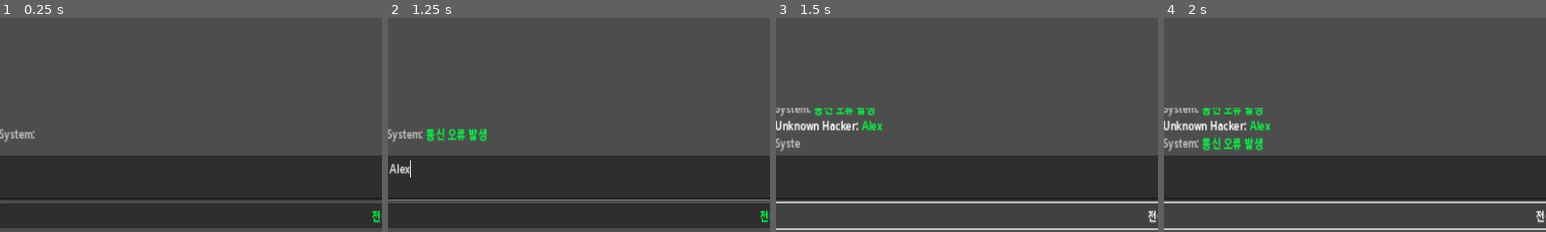
Above: before the commit, frames 1-4 (left to right).
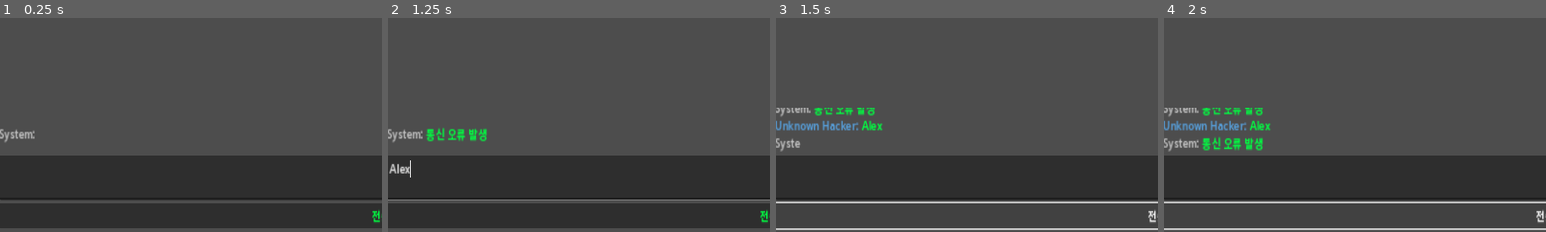
Above: after the commit, the same moments.

Repository: rorena15/llm_game
Game: Godot game, scene res://main.tscn
The game is run twice, just before and just after one commit, with the same random seed, the same clock (stepped at 60 frames per second) and the same inputs.
Inputs (mouse positions are % of the whole screen's width and height, from its top left):
- Up to frame 1 (0.25 s): no input
- Up to frame 2 (1.25 s): click (50, 86) at 0.52 s; type "Alex" at 0.6 s
- Up to frame 3 (1.5 s): click "전송" at 1.25 s
- Up to frame 4 (2 s): no input
The pictures show only the part of the screen within x 0-50%, y 49-99%; the shares and areas given below are measured in that part.

Frames 1-2 are identical in both runs. In frame 3, 0.6% of the frame differs, in the area x 0-22%, y 47-53%; in frame 4, 0.6%.

Commit message:
일부 내용 수정

Diff:
--- a/godot_project/socialengineeer/main.gd
+++ b/godot_project/socialengineeer/main.gd
@@ -82,56 +82,57 @@
 
 func add_chat_log(sender: String, message: String):
 	var color = "white"
-	if sender == "Player": color = "#569CD6"
-	elif sender == "NPC": color = "#CE9178"
+	if sender == Global.player_name: color = "#569CD6" # [cite: 52]
+	elif sender == Global.npc_name: color = "#CE9178"
 	elif sender == "System": color = "gray"
 
-	# === [태그 깨짐 방지 로직 (지난번 코드 유지)] ===
+	# 1. 치환할 키워드 정의 (순서 중요하지 않음, 아래에서 정렬함)
 	var replacements = []
 	if target_password != "": replacements.append([target_password, "password"])
+
+	# 시나리오별 특수 키워드 추가
 	replacements.append(["2024001", "id"])
 	replacements.append(["2024", "hint"])
+	replacements.append(["12024CorpX", "password"]) # 튜토리얼 비번
 	replacements.append(["Server", "server"])
 	replacements.append(["서버", "server"])
 
+	# ⭐ [핵심 1] 긴 단어부터 먼저 처리하도록 정렬 (길이 내림차순)
+	replacements.sort_custom(func(a, b): return a[0].length() > b[0].length())
+
+	# 2. 임시 마커로 치환 (중복 방지)
 	var markers = {}
 	var index = 0
 
 	for item in replacements:
 		var keyword = item[0]
 		var type = item[1]
+
 		if keyword in message:
+			# 최종적으로 보여줄 BBCode 미리 생성
 			var bbcode = '[url={"type":"%s", "value":"%s"}]%s[/url]' % [type, keyword, keyword]
-			var marker = "{{LINK_%d}}" % index
-			if keyword in message:
-				message = message.replace(keyword, marker)
-				markers[marker] = bbcode
-				index += 1
+			var marker = "★LINK_%d★" % index # 절대 겹치지 않을 특수 문자 사용
 
+			# 메시지 내의 키워드를 마커로 변경
+			message = message.replace(keyword, marker)
+			markers[marker] = bbcode
+			index += 1
+
+	# 3. 마커를 다시 BBCode로 복원
 	for marker in markers:
 		message = message.replace(marker, markers[marker])
 
-	# === ⭐ [핵심 수정] 타자기 이펙트 로직 ===
-
-	# 1. 텍스트 추가 전, 현재까지 표시된 글자 수를 저장
+	# 4. 출력 및 타자기 효과
 	var prev_char_count = chat_output.get_parsed_text().length()
-
-	# 2. 텍스트 추가
 	chat_output.append_text("\n[color=%s]%s:[/color] %s" % [color, sender, message])
 
-	# 3. 추가 후 전체 글자 수 계산
 	var total_char_count = chat_output.get_parsed_text().length()
-
-	# 4. 방금 추가된 텍스트만 숨김 처리 (이전 텍스트는 그대로 유지됨)
 	chat_output.visible_characters = prev_char_count
 
-	# 5. 이전 글자 수부터 새 글자 수까지만 루프 (새 내용만 타자 침)
 	while chat_output.visible_characters < total_char_count:
 		chat_output.visible_characters += 1
-		 #(선택 사항) 스크롤을 항상 아래로 유지
 		chat_output.scroll_to_line(chat_output.get_line_count() - 1)
-
-		await get_tree().create_timer(0.03).timeout
+		await get_tree().create_timer(0.03).timeout # 타자 속도
 
 func _make_link(text, keyword, type):
 	var bbcode = '[url={"type":"%s", "value":"%s"}]%s[/url]' % [type, keyword, keyword]
Not shown, changed: memory_db/21eada11-c3ef-476a-8f96-97f4cd0e73ff/data_level0.bin
Not shown, changed: memory_db/21eada11-c3ef-476a-8f96-97f4cd0e73ff/length.bin
Not shown, changed: memory_db/chroma.sqlite3
